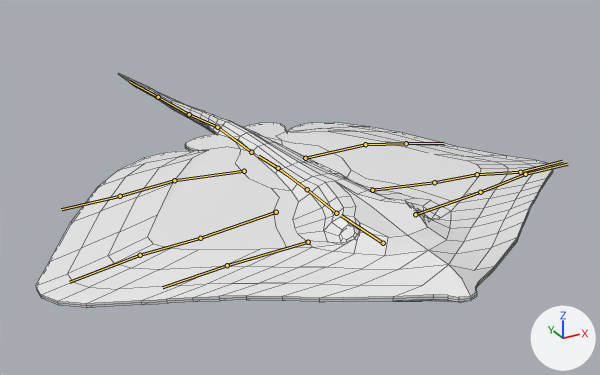
Two versions of the FBX model Assets/_Game/Reef/Source/RoughtailStingray.fbx, one commit apart.
Rendered twice from a 50 mm camera at (-3.88, -4.25, 2.05) aimed at (-1.22, 0.59, -0.37). The lights are fixed; the arrows at lower right show +X, +Y and +Z. The older version comes first. Both versions are drawn at frame 9 of the action 'Armature.001|Swim'; the numbers are the values there. The bones that change, and the others that lie on the model, are drawn over the model as lines. Mesh edges are drawn as thin lines.
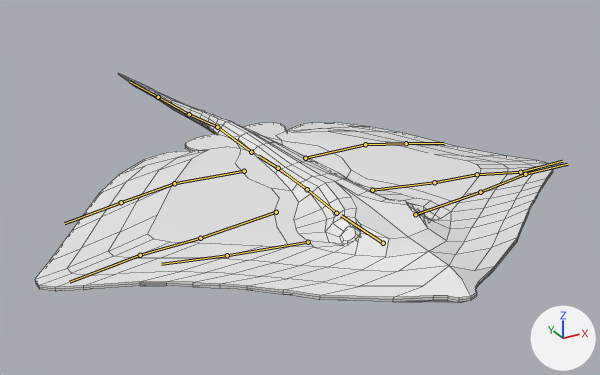
Boxes [x1, y1, x2, y2] around the edits, measured in the pictures (600 x 375 px):
'Plane', posed
    before: [36, 73, 553, 308]
    after: [35, 73, 553, 303]
bone 'Fin_01.L', root to tip
    before: (308, 242) to (227, 265)
    after: (308, 242) to (227, 255)
bone 'Fin_02.L', root to tip
    before: (227, 265) to (162, 287)
    after: (227, 255) to (161, 264)
bone 'Fin_08.L', root to tip
    before: (244, 171) to (174, 180)
    after: (244, 171) to (174, 183)

The change in detail:
Bone 'Fin_01.L' (bone_fin_01_l) turns from (2, -2, 0) to (-5, -2, 0) degrees about its own x, y and z.
Bone 'Fin_02.L' (bone_fin_02_l) turns from (2, 0, 0) to (-2, 0, 0) degrees about its own x, y and z.
Bone 'Fin_08.L' (bone_fin_08_l) turns from (-6, -4, 0) to (-3, -4, 0) degrees about its own x, y and z.
